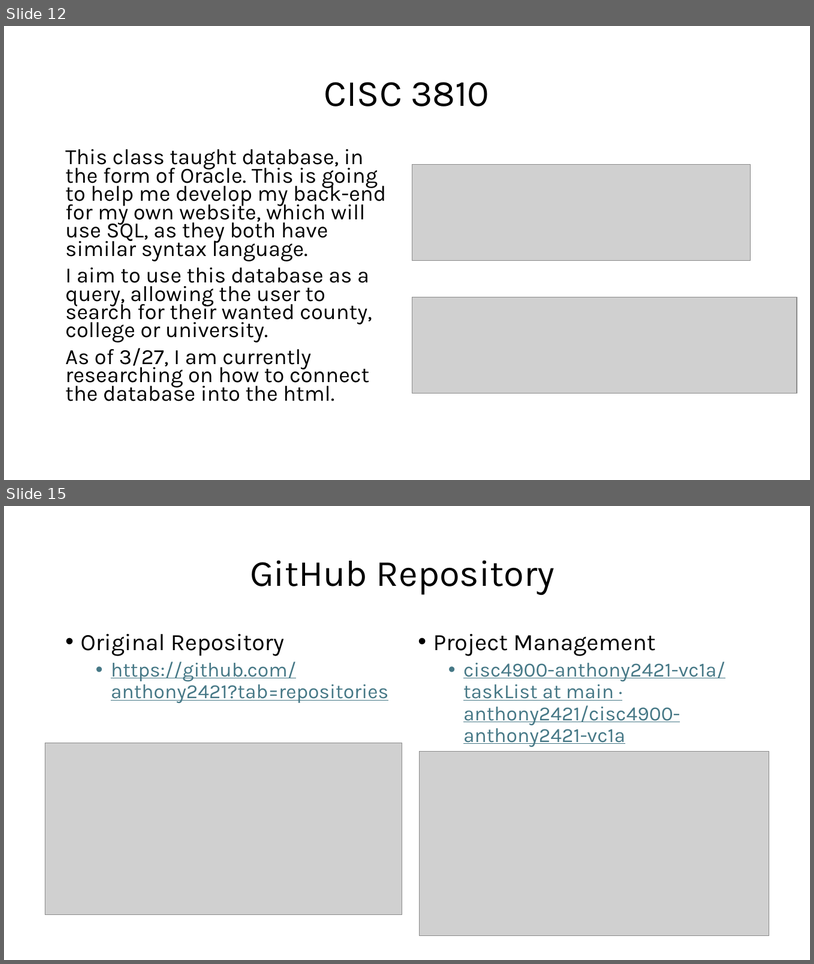
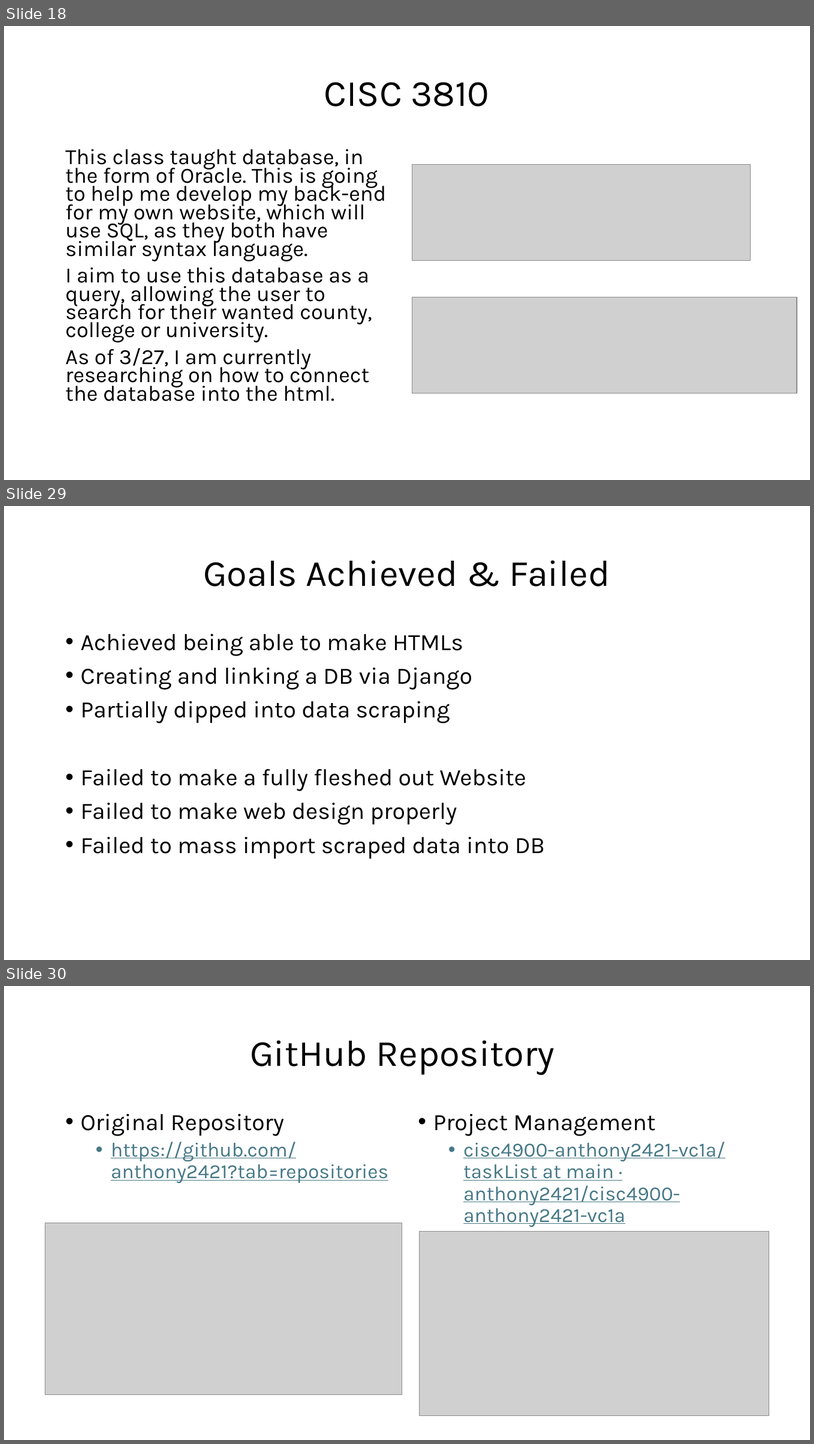
Before and after one commit to anthony2421/cisc4900-anthony2421-vc1a, a slide deck: Progress documentations/CISC 4900 - Diagram.pptx. Shown one above the other, each under a label of ours: slides 12 and 15 before the commit, slides 18, 29 and 30 after it; the slides between them are not shown. The pictures are 814x964 and 814x1444 pixels, drawn with LibreOffice and Linux fonts; fonts in the diff are those of the drawing; grey boxes stand for pictures. Boxes give left, top, right and bottom in pixels: in the first picture for what was removed or moved away, otherwise in the second. Text is boxed around its words. In the diff, an @@ line names an element or a change of style, - is before the commit and + after.

```diff
--- a/Progress documentations/CISC 4900 - Diagram.pptx
+++ b/Progress documentations/CISC 4900 - Diagram.pptx
@@ slide 29 added at <box>4,506,810,960</box>, background #FFFFFF @@
@@ title added at <box>203,560,610,586</box>, 44 pt, text #000000 @@
+Goals Achieved & Failed
@@ text added at <box>81,634,545,859</box>, 28 pt, text #000000 @@
+• Achieved being able to make HTMLs
+• Creating and linking a DB via Django
+• Partially dipped into data scraping
+• Failed to make a fully fleshed out Website
+• Failed to make web design properly
+• Failed to mass import scraped data into DB
@@ what was slide 12 is now slide 18 @@
@@ what was slide 15 is now slide 30 @@
```
Also in this commit, not shown: 8 slides changed, 14 other slides added.
